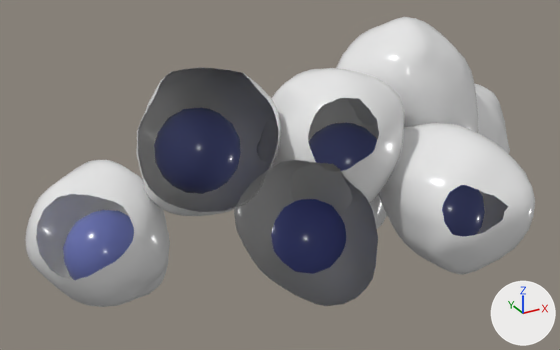
The glTF model CellCluster.gltf: old version first, new version second.
Camera for both pictures: a 50 mm camera at (-5.81, 1.5, 7.08) aimed at (-2.2, 8.07, 3.8). The lights are fixed; the arrows at lower right show +X, +Y and +Z. Everything nearer to the camera than a plane just in front of the edit is cut away.
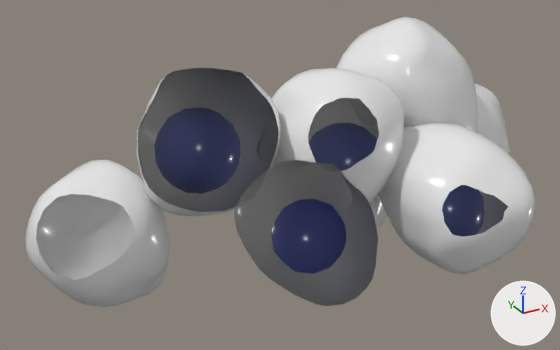
Patch to the scene script:
```diff
--- a/CellCluster.gltf.py
+++ b/CellCluster.gltf.py
@@ ob_geosphere003 @@
-ob_geosphere003 = bpy.data.objects.new('GeoSphere003', me_geosphere001)
-ob_geosphere003.location = (-3.948, 8.692, 3.046)
-ob_geosphere003.rotation_euler = (1.571, 0.0, -1.571)  # degrees (90, 0, -90)
```

What differs and where, as boxes [x1, y1, x2, y2] in the pictures (560 x 350 px):
'GeoSphere003', deleted (blue)
    before: [63, 210, 134, 280]
